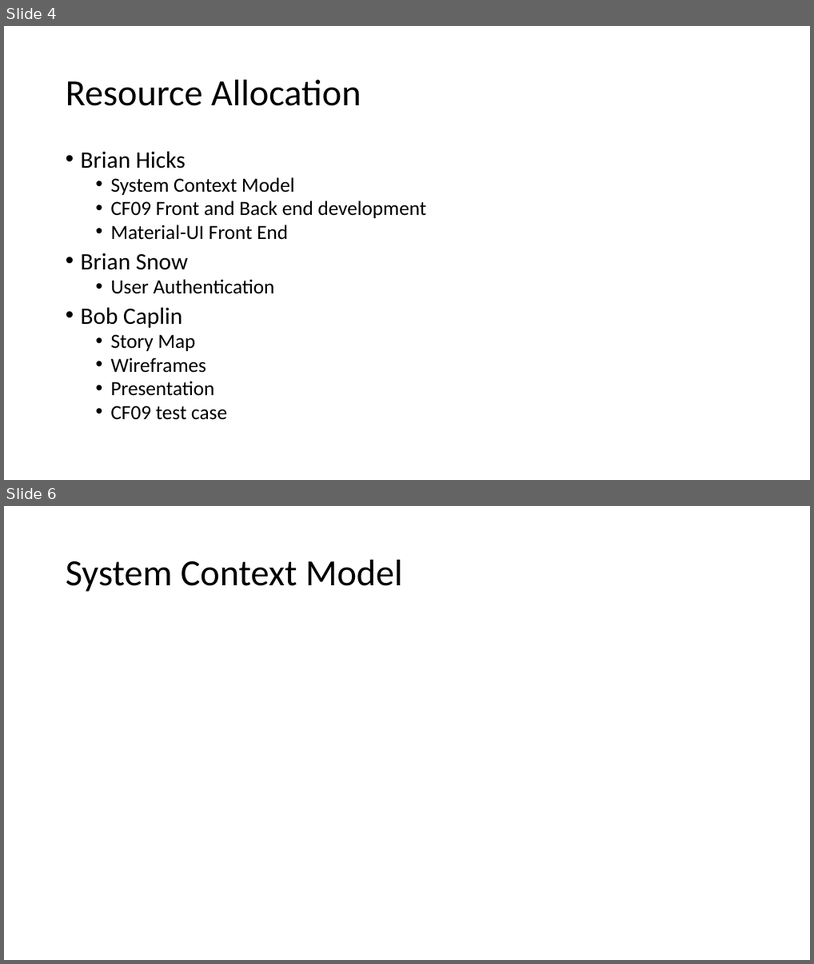
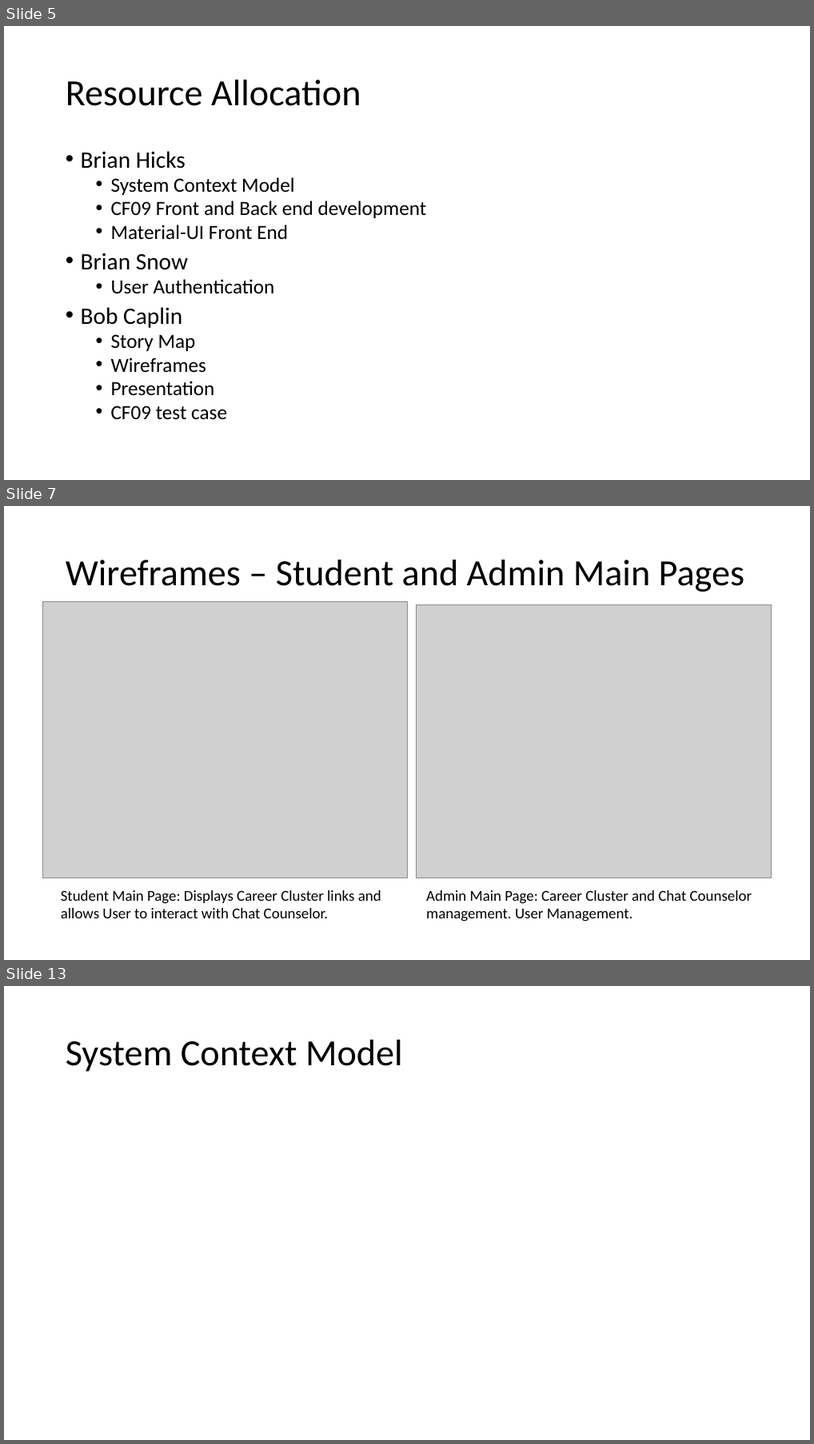
Before and after one commit to audiblePi/career-finder, a slide deck: docs/sprint1Presentation.pptx. Shown one above the other, each under a label of ours: slides 4 and 6 before the commit, slides 5, 7 and 13 after it; the slides between them are not shown. The pictures are 814x964 and 814x1444 pixels, drawn with LibreOffice and Linux fonts; fonts in the diff are those of the drawing; grey boxes stand for pictures. Boxes give left, top, right and bottom in pixels: in the first picture for what was removed or moved away, otherwise in the second. Text is boxed around its words. In the diff, an @@ line names an element or a change of style, - is before the commit and + after.

Commit message:
Added preview Wireframes... these should be replaced with final versions.

```diff
--- a/docs/sprint1Presentation.pptx
+++ b/docs/sprint1Presentation.pptx
@@ slide 7 added at <box>4,506,810,960</box>, background #FFFFFF @@
@@ title added at <box>66,560,745,592</box>, 44 pt, text #000000 @@
+Wireframes – Student and Admin Main Pages
@@ picture added at <box>43,601,407,877</box> @@
@@ picture added at <box>417,604,771,877</box> @@
@@ text added at <box>61,890,382,918</box>, 18 pt, text #000000 @@
+Student Main Page: Displays Career Cluster links and allows User to interact with Chat Counselor.
@@ text added at <box>426,890,752,921</box>, 18 pt, text #000000 @@
+Admin Main Page: Career Cluster and Chat Counselor management. User Management.
@@ what was slide 4 is now slide 5 @@
@@ what was slide 6 is now slide 13 @@
```
Also in this commit, not shown: 4 slides changed, 6 other slides added.
